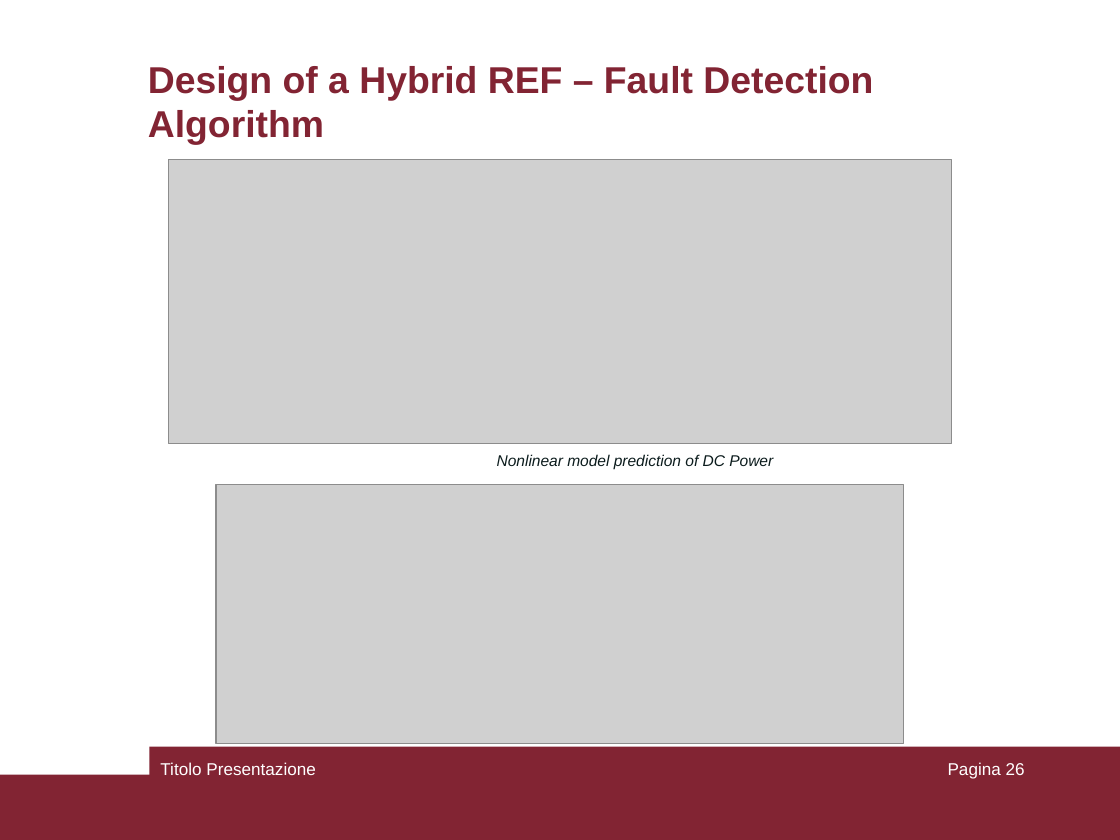
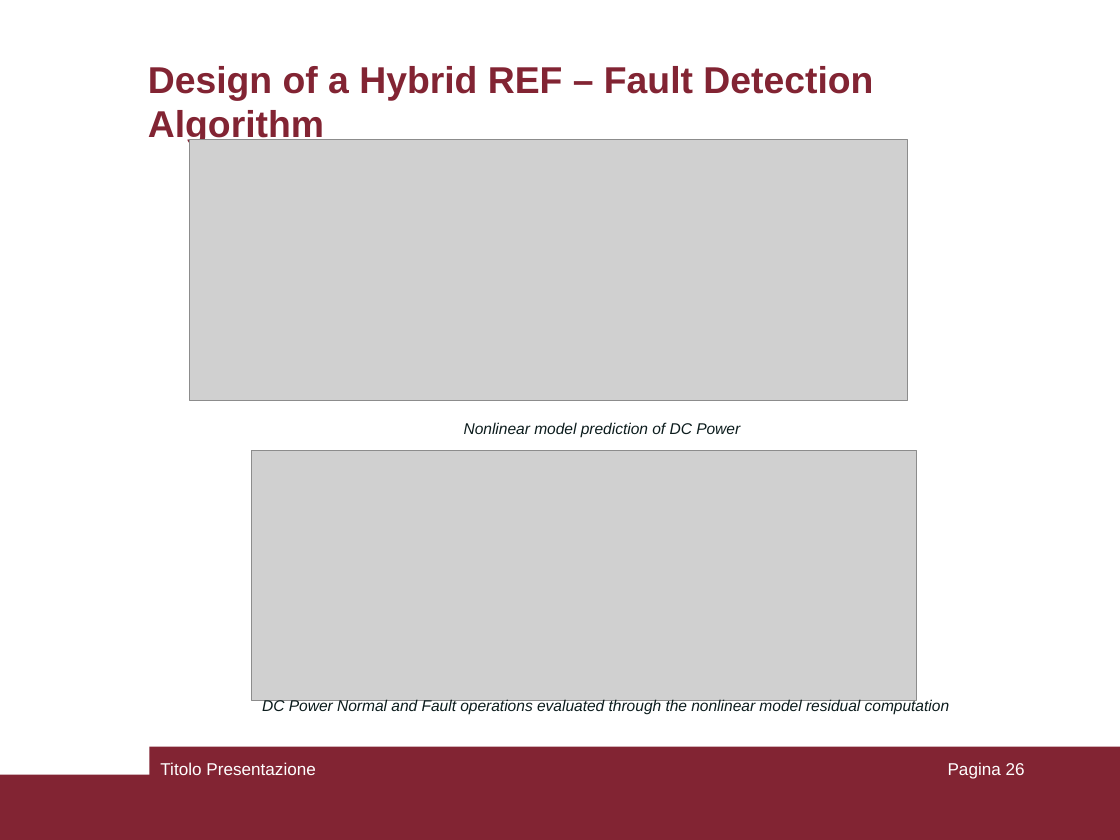
Before and after one commit to pierlucaanania/ResilienceEngineering4Minigrid_Africa, a slide deck: slide 26 of MSc Thesis/PresPptSapienza.ppt. Drawn at 1120x840 pixels with LibreOffice and Linux fonts; fonts in the diff are those of the drawing; grey boxes stand for pictures. Boxes give left, top, right and bottom in pixels: in the first picture for what was removed or moved away, otherwise in the second. Text is boxed around its words. In the diff, an @@ line names an element or a change of style, - is before the commit and + after.

Commit message:
Update ppt

```diff
--- a/MSc Thesis/PresPptSapienza.ppt
+++ b/MSc Thesis/PresPptSapienza.ppt
@@ picture: place and size @@
-picture at box(168, 159, 951, 444)
+picture at box(189, 140, 907, 401)
@@ text "Nonlinear model prediction of DC ...": place and size @@
-text "Nonlinear model prediction of DC ..." at box(497, 454, 773, 469)
+text "Nonlinear model prediction of DC ..." at box(464, 422, 740, 438)
@@ picture: place and size @@
-picture at box(216, 485, 904, 744)
+picture at box(251, 450, 916, 700)
@@ text added at box(262, 698, 950, 714), 10 pt, text #0C1C1D, italic @@
+DC Power Normal and Fault operations evaluated through the nonlinear model residual computation
```
Also in this commit, not shown: 1 other slide changed, 4 slides added.
